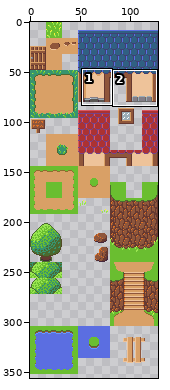
File history of a sprite sheet, res/tilesets/Tileset2.png. Above: a wide view before the commit, with the close-up outlined.
Close-up. Before:
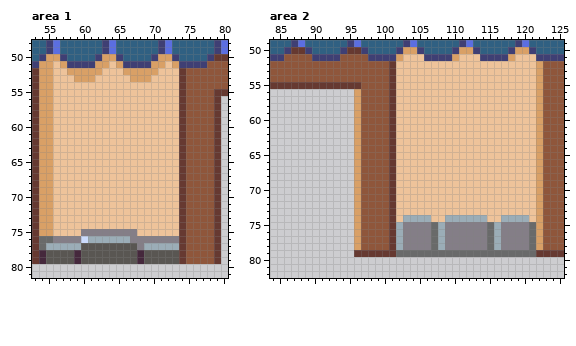
The file is 128x512 pixels. Shown: area 1: x 53..80, y 48..81; area 2: x 84..125, y 49..82. The wide view leaves out empty margins.
After the commit:
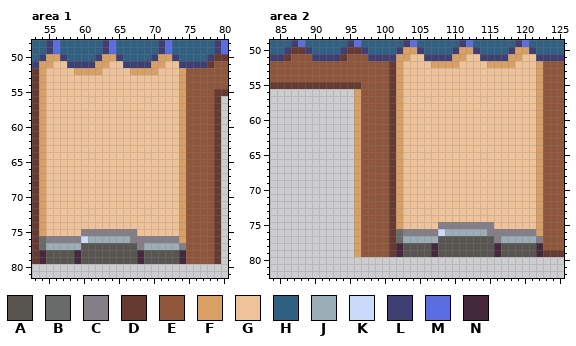
Palette (. is transparent): A #595652  B #696a6a  C #847e87  D #663931  E #8f563b  F #d9a066  G #eec39a  H #306082  J #9badb7  K #cbdbfc  L #3f3f74  M #5b6ee1  N #45283c
The edit:
Area 1:
The edit turns colour B into colour C in row 76 at x 55.
The edit turns colour D into colour C in row 77 at x 74.
The edit turns colour E into colour D in row 51 at x 78.
The edit turns colour D into colour F in rows 52 to 76 at x 74.
The edit turns colour F into colour G in row 51 at x 57, 65 and 73; in row 52 at x 55, 58 and 66; in row 53 at x 55, 59 to 61 and 67 to 69; in rows 54 to 75 at x 55.
The edit turns colour D into colour N in rows 78 to 79 at x 74.
Area 2:
The edit turns colour B into colour A in row 77 at x 115; in row 78 at x 115 and 121; in row 79 at x 103 to 106, 108 to 115 and 117 to 121.
The edit turns colour C into colour A in row 77 at x 109 to 114; in row 78 at x 103 to 106, 109 to 114 and 117 to 120.
The edit turns colour J into colour A in rows 77 to 78 at x 108.
The edit turns colour J into colour B in rows 76 to 77 at x 102.
The edit turns colour B into colour C in row 75 at x 115; in row 76 at x 107, 115 and 121.
The edit turns colour F into colour C in row 77 at x 122.
The edit turns colour J into colour C in row 75 at x 108; in rows 76 to 77 at x 116.
The edit turns colour E into colour D in row 51 at x 86 and 94.
The edit turns colour D into colour E in row 79 at x 97 to 100.
The edit turns colour D into colour F in row 79 at x 96.
The edit turns colour G into colour F in row 51 at x 103, 111 and 119; in row 52 at x 102, 107 to 110 and 115 to 118; in rows 53 to 74 at x 102.
The edit turns colour J into colour F in row 75 at x 102.
The edit turns colour B into colour G in row 75 at x 107 and 121.
The edit turns colour C into colour G in row 75 at x 103 to 106 and 117 to 120.
The edit turns colour J into colour G in row 74 at x 103 to 106, 109 to 114 and 117 to 120; in row 75 at x 116.
The edit turns colour B into colour J in row 77 at x 107 and 121.
The edit turns colour C into colour J in row 76 at x 109 to 114; in row 77 at x 103 to 106 and 117 to 120.
The edit turns colour J into colour K in row 76 at x 108.
The edit turns colour B into colour N in row 78 at x 107; in row 79 at x 102, 107 and 116.
The edit turns colour D into colour N in row 79 at x 122.
The edit turns colour F into colour N in row 78 at x 122.
The edit turns colour J into colour N in row 78 at x 102 and 116.
